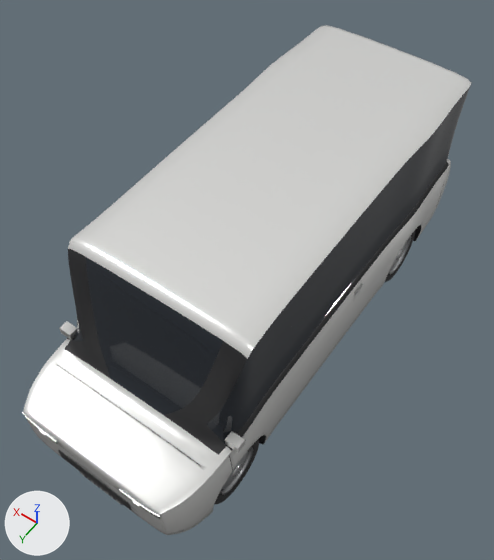
What one commit did to the glTF model assets/vehicles/t_van.glb.
Camera for both pictures: a 50 mm camera at (-2.54, 3.81, 6.65) aimed at (0.02, 0.23, 1.03). Every picture has the same lights, and +X, +Y and +Z are marked at lower left. The older version comes first. Where no turn or scale is listed for an object, it has been applied to the vertices. Vertices at exactly the same position are counted once.

Objects in the first picture: 'Body', 'Details', 'Wheel_FL' and 1 more.
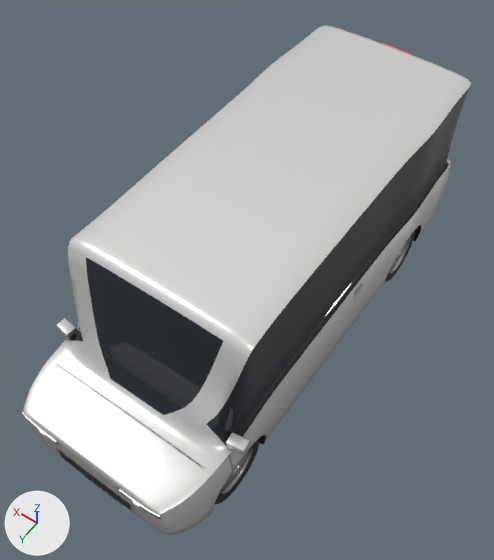
Boxes [x1, y1, x2, y2] around the edits, measured in the pictures (494 x 560 px):
'Details', reshaped: before [22, 283, 363, 518]; after [22, 43, 410, 518]
'Rounded', added: after [56, 318, 250, 455]
    faces in mat_paint: [56, 318, 249, 455]
part 1 of me_body, recoloured: [65, 249, 247, 455] in both
part 2 of me_details, deleted: before [59, 321, 245, 452]

Patch to the scene script:
```diff
--- a/assets/vehicles/t_van.glb.py
+++ b/assets/vehicles/t_van.glb.py
@@ me_body @@
 # used by ob_body; location = (0.0, 0.0, 0.0)
-me_body.from_pydata(...)  # 5255 vertices, 10506 faces; spans x -1.02..1.02, y -2.62..2.65, z 0.2..2.32
+me_body.from_pydata(...)  # 5575 vertices, 11146 faces; spans x -1.02..1.02, y -2.62..2.65, z 0.2..2.32
+# me_body part 1: 144 faces spanning x -0.95..0.95, y -2.6..1.96, z 1.1..2.22 switch from mat_trim to mat_paint
+# edits to the shape of me_body do not show in these pictures
 me_body.materials.append(mat_glass)
@@ me_details @@
 # used by ob_details; location = (0.0, 0.0, 0.0)
-me_details.from_pydata(...)  # 772 vertices, 1380 faces; spans x -1.05..1.05, y -2.63..2.66, z 0.23..1.21
+me_details.from_pydata(...)  # 732 vertices, 1320 faces; spans x -1.0..1.0, y -2.63..2.66, z 0.23..2.28
+# me_details part 2: 6 loose pieces with 48 vertices, spanning x -1.05..1.05, y 1.76..1.86, z 1.13..1.21, are deleted
+# other edits to the shape of me_details do not show in these pictures
 me_details.materials.append(mat_paint)
@@ me_rounded @@
+me_rounded.from_pydata(...)  # 570 vertices, 1116 faces; spans x -1.11..1.1, y 1.74..1.88, z 1.12..1.22
+# faces by material slot: [376, 376, 364]
+me_rounded.materials.append(mat_paint)
+me_rounded.materials.append(mat_trim)
+me_rounded.materials.append(mat_chrome)
@@ ob_rounded @@
+ob_rounded = bpy.data.objects.new('Rounded', me_rounded)
+ob_rounded.location = (0.0, 0.0, 0.0)
```
